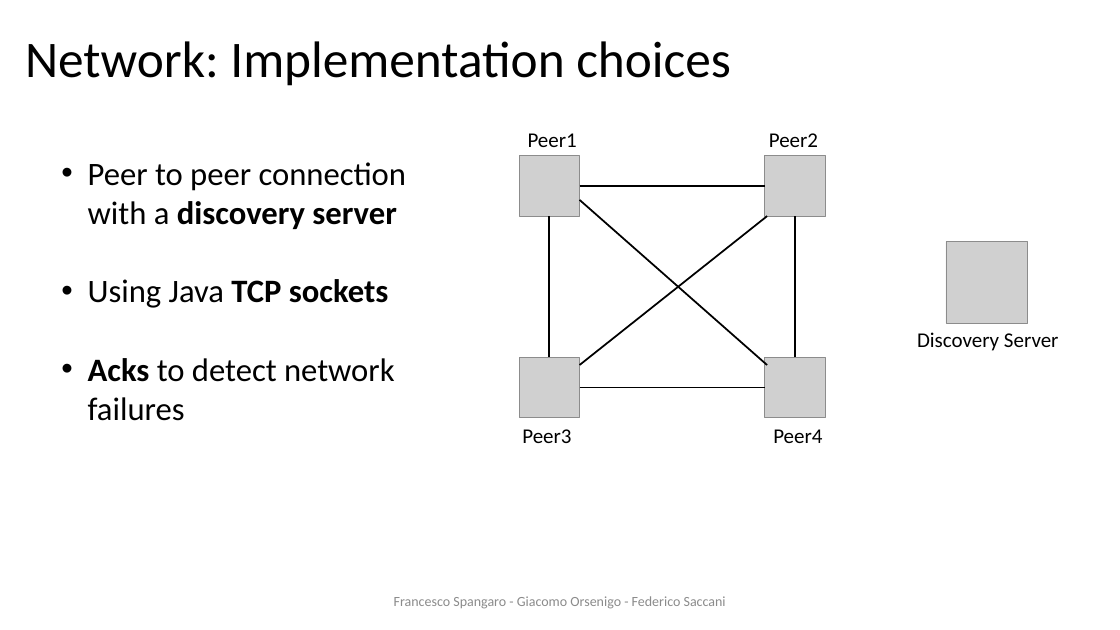
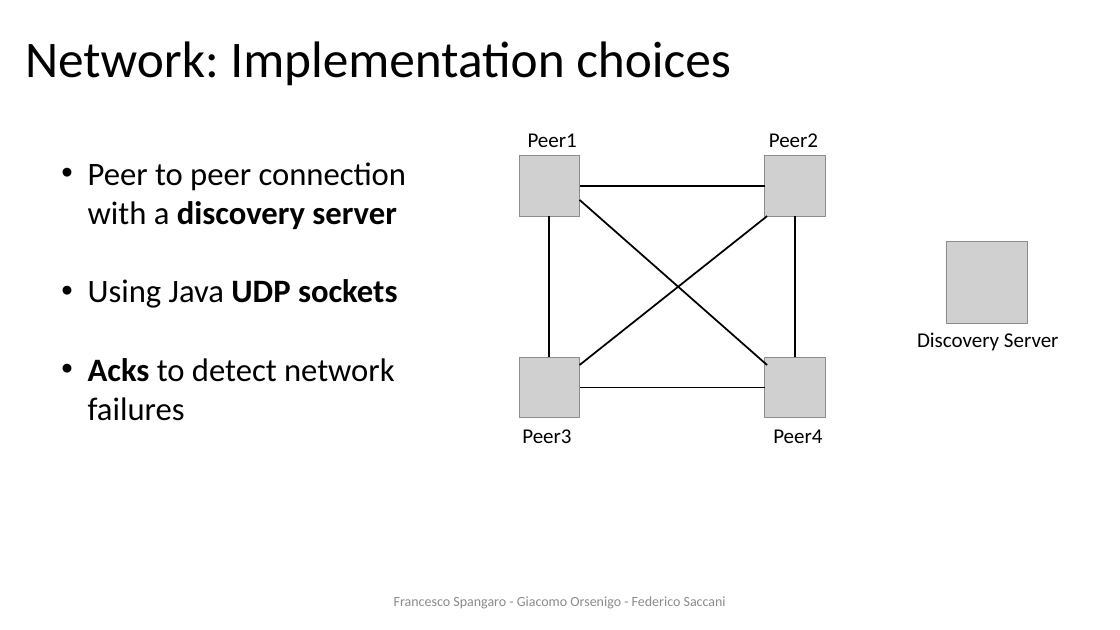
Before and after one commit to francescospangaro/HACOGroupChat, a slide deck: slide 2 of docs/presentazione ds.pptx. Drawn at 1120x630 pixels with LibreOffice and Linux fonts; fonts in the diff are those of the drawing; grey boxes stand for pictures; background and template pictures are left out. Boxes give left, top, right and bottom in pixels: in the first picture for what was removed or moved away, otherwise in the second. Text is boxed around its words. In the diff, an @@ line names an element or a change of style, - is before the commit and + after.

```diff
--- a/docs/presentazione ds.pptx
+++ b/docs/presentazione ds.pptx
@@ text at [88, 279, 397, 308]: text changed @@
-• Using Java TCP sockets
+• Using Java UDP sockets
```
Also in this commit, not shown: 2 other slides changed, 4 slides added, 1 slide removed.
